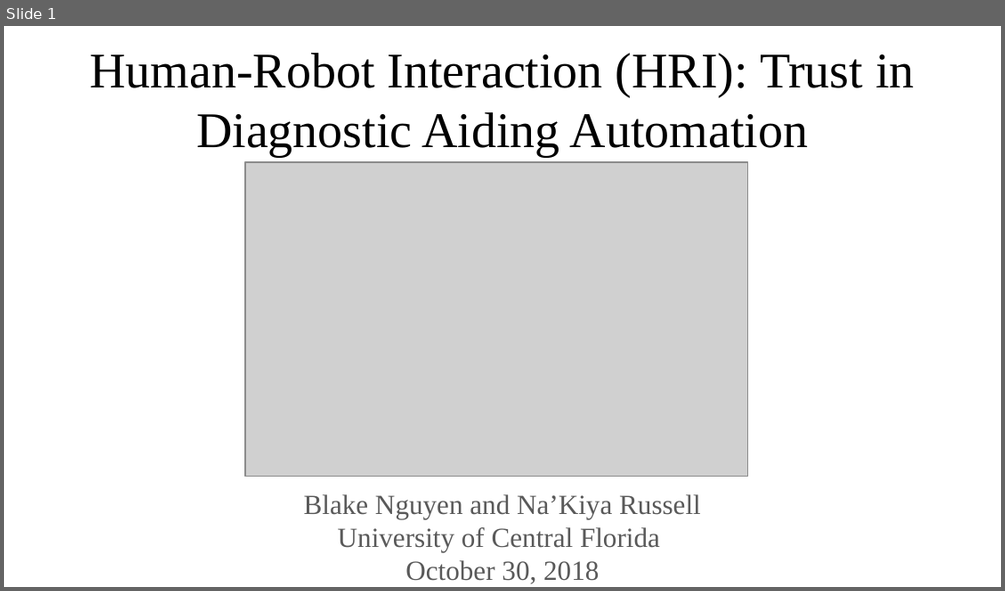
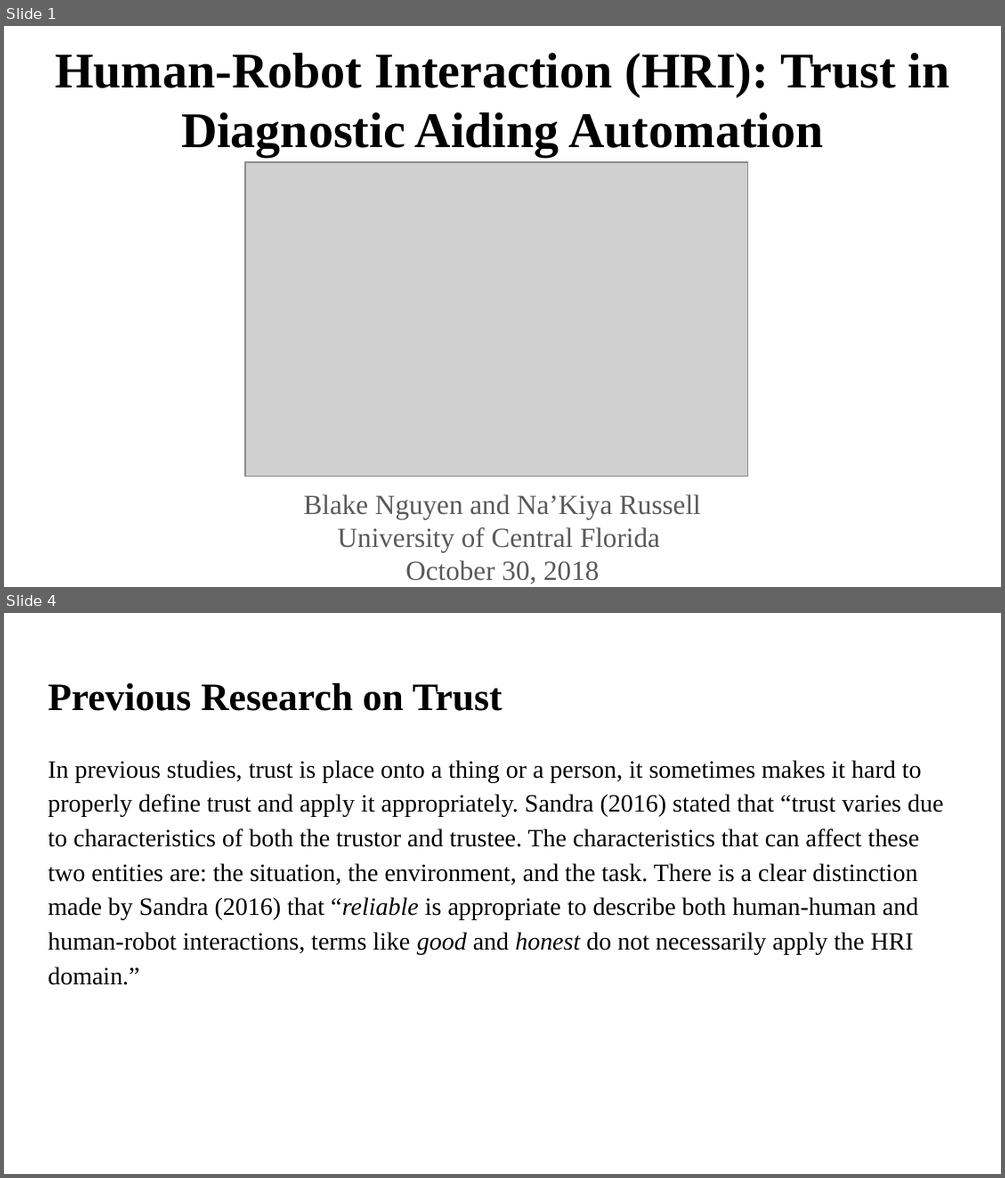
Before and after one commit to blakeanguyen/project_template, a slide deck: Final Project PowerPoint_110218BN.pptx. Shown one above the other, each under a label of ours: slide 1 before the commit, slides 1 and 4 after it; the slides between them are not shown. The pictures are 1005x591 and 1005x1178 pixels, drawn with LibreOffice and Linux fonts; fonts in the diff are those of the drawing; grey boxes stand for pictures. Boxes give left, top, right and bottom in pixels: in the first picture for what was removed or moved away, otherwise in the second. Text is boxed around its words. In the diff, an @@ line names an element or a change of style, - is before the commit and + after.

```diff
--- a/Final Project PowerPoint_110218BN.pptx
+++ b/Final Project PowerPoint_110218BN.pptx
@@ slide 4 added at bbox=[4, 613, 1001, 1174], background #FFFFFF @@
@@ title added at bbox=[48, 682, 502, 711], 28 pt, text #000000, bold @@
+Previous Research on Trust
@@ text added at bbox=[48, 760, 943, 985], 18 pt, text #000000 @@
+In previous studies, trust is place onto a thing or a person, it sometimes makes it hard to properly define trust and apply it appropriately. Sandra (2016) stated that “trust varies due to characteristics of both the trustor and trustee. The characteristics that can affect these two entities are: the situation, the environment, and the task. There is a clear distinction made by Sandra (2016) that “reliable is appropriate to describe both human-human and human-robot interactions, terms like good and honest do not necessarily apply the HRI domain.”
@@ slide 1 changed as well @@
@@ title "Human-Robot Interaction (HRI): Trust in ..." at bbox=[55, 53, 950, 157]: bold on @@
```
Also in this commit, not shown: 5 other slides changed, 10 other slides added, 5 slides removed.
